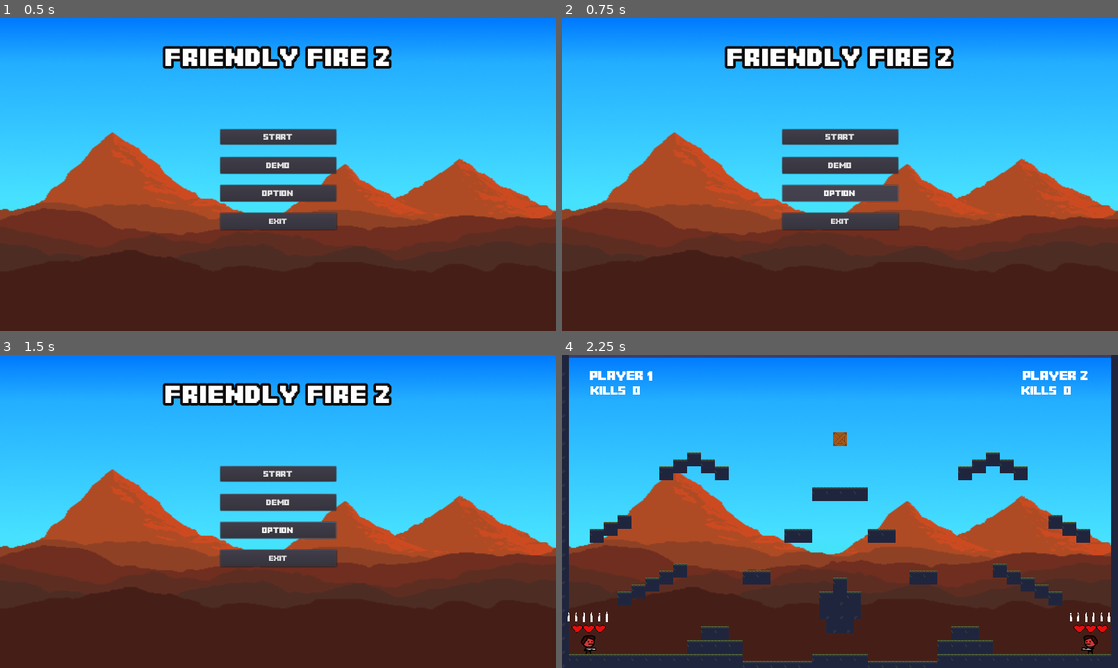
Above: before the commit, frames 1-4 (two rows, left to right).
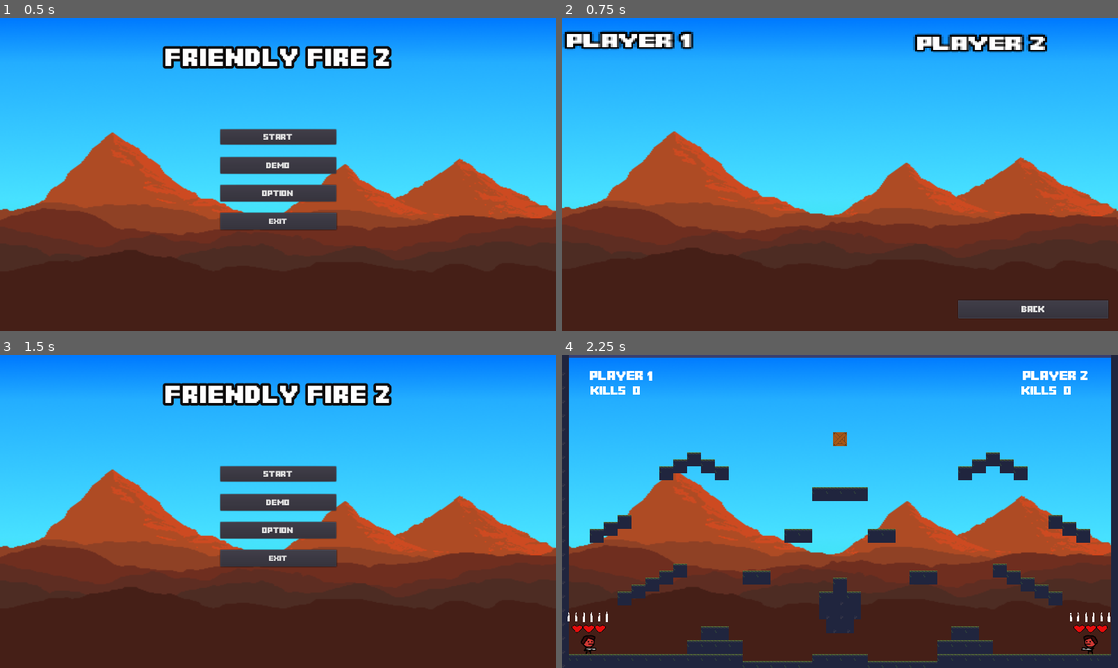
Above: after the commit, the same moments.

Repository: Toefge/InteraktiveSysteme
Game: Godot game, scene res://Menu/Menu.tscn
Same seed, same stepped clock (60 frames per second), same inputs: the game is played once before the commit and once after it.
Inputs (mouse positions are in pixels of both pictures, inside the frame that each line leads up to):
- Up to frame 1 (0.5 s): no input
- Up to frame 2 (0.75 s): click "Option" at 0.5 s
- Up to frame 3 (1.5 s): click (472, 646) at 1.25 s, where only the run after the commit has a clickable "Back"
- Up to frame 4 (2.25 s): click "Start" at 2 s

Frame 1 is identical in both runs. In frame 2, 13% of the frame differs, in the area x 0-100%, y 4-96%; in frame 3, 0.1%; in frame 4, nothing differs.

Commit message:
Optionscene

Diff:
--- a/Menu/Menu.gd
+++ b/Menu/Menu.gd
@@ -15,3 +15,12 @@
 
 func _on_ButtonDemo_pressed():
 	get_tree().change_scene("res://Demo/DemoGame.tscn")
+
+
+func _on_ButtonOption_pressed():
+	var options_menu = load("res://Menu/OptionMenu.tscn").instance()
+	add_child(options_menu)
+	get_node("OptionMenu").connect("CloseOptionMenu", self, "CloseOptionMenu")
+
+func CloseOptionMenu():
+	get_node("OptionMenu").queue_free()
--- a/Menu/Menu.tscn
+++ b/Menu/Menu.tscn
@@ -77,6 +77,8 @@
 margin_top = -104.0
 margin_right = 134.0
 margin_bottom = -69.0
+focus_neighbour_top = NodePath("../ButtonExit")
+focus_neighbour_bottom = NodePath("../ButtonDemo")
 custom_fonts/font = SubResource( 4 )
 text = "Start"
 __meta__ = {
@@ -92,6 +94,8 @@
 margin_top = 24.0
 margin_right = 133.5
 margin_bottom = 62.0
+focus_neighbour_top = NodePath("../ButtonDemo")
+focus_neighbour_bottom = NodePath("../ButtonExit")
 custom_fonts/font = SubResource( 6 )
 text = "Option"
 __meta__ = {
@@ -107,6 +111,8 @@
 margin_top = -40.0
 margin_right = 134.0
 margin_bottom = -2.0
+focus_neighbour_top = NodePath("../ButtonStart")
+focus_neighbour_bottom = NodePath("../ButtonOption")
 custom_fonts/font = SubResource( 6 )
 text = "Demo"
 __meta__ = {
@@ -122,9 +128,12 @@
 margin_top = 88.0
 margin_right = 134.5
 margin_bottom = 127.0
+focus_neighbour_top = NodePath("../ButtonOption")
+focus_neighbour_bottom = NodePath("../ButtonStart")
 custom_fonts/font = SubResource( 8 )
 text = "Exit"
 
 [connection signal="pressed" from="ButtonStart" to="." method="_on_ButtonStart_pressed"]
+[connection signal="pressed" from="ButtonOption" to="." method="_on_ButtonOption_pressed"]
 [connection signal="pressed" from="ButtonDemo" to="." method="_on_ButtonDemo_pressed"]
 [connection signal="pressed" from="ButtonExit" to="." method="_on_ButtonExit_pressed"]
--- /dev/null
+++ b/Menu/OptionMenu.tscn
@@ -0,0 +1,90 @@
+[gd_scene load_steps=9 format=2]
+
+[ext_resource path="res://OptionMenu.gd" type="Script" id=1]
+[ext_resource path="res://assets/backgroundMountainsDay.PNG" type="Texture" id=2]
+
+[sub_resource type="DynamicFontData" id=3]
+font_path = "res://assets/MinecraftTitle.ttf"
+
+[sub_resource type="DynamicFont" id=4]
+size = 20
+outline_size = 2
+outline_color = Color( 0.00392157, 0.00392157, 0.00392157, 1 )
+font_data = SubResource( 3 )
+
+[sub_resource type="DynamicFontData" id=5]
+font_path = "res://assets/MinecraftTitle.ttf"
+
+[sub_resource type="DynamicFont" id=6]
+size = 20
+outline_size = 2
+outline_color = Color( 0.0117647, 0.0117647, 0.0117647, 1 )
+font_data = SubResource( 5 )
+
+[sub_resource type="DynamicFontData" id=7]
+font_path = "res://assets/MinecraftTitle.ttf"
+
+[sub_resource type="DynamicFont" id=2]
+size = 20
+outline_color = Color( 0, 0, 0, 1 )
+font_data = SubResource( 7 )
+
+[node name="OptionMenu" type="Control"]
+margin_right = 40.0
+margin_bottom = 40.0
+script = ExtResource( 1 )
+__meta__ = {
+"_edit_use_anchors_": false
+}
+
+[node name="Background" type="TextureRect" parent="."]
+anchor_right = 1.0
+anchor_bottom = 1.0
+rect_scale = Vector2( 2.97071, 2.12155 )
+texture = ExtResource( 2 )
+__meta__ = {
+"_edit_use_anchors_": false
+}
+
+[node name="VBoxPlayer 1" type="VBoxContainer" parent="Background"]
+margin_left = 3.59017
+margin_top = 17.7111
+margin_right = 153.59
+margin_bottom = 217.711
+__meta__ = {
+"_edit_use_anchors_": false
+}
+
+[node name="Player 1" type="Label" parent="Background/VBoxPlayer 1"]
+margin_right = 150.0
+margin_bottom = 15.0
+custom_fonts/font = SubResource( 4 )
+text = "PLayer 1"
+
+[node name="VBoxPlayer 2" type="VBoxContainer" parent="Background"]
+margin_left = 274.614
+margin_top = 20.8691
+margin_right = 424.614
+margin_bottom = 220.869
+__meta__ = {
+"_edit_use_anchors_": false
+}
+
+[node name="Player 2" type="Label" parent="Background/VBoxPlayer 2"]
+margin_right = 150.0
+margin_bottom = 15.0
+custom_fonts/font = SubResource( 6 )
+text = "Player 2"
+
+[node name="ButtonBack" type="Button" parent="."]
+margin_left = 912.0
+margin_top = 649.0
+margin_right = 1258.0
+margin_bottom = 691.0
+custom_fonts/font = SubResource( 2 )
+text = "Back"
+__meta__ = {
+"_edit_use_anchors_": false
+}
+
+[connection signal="pressed" from="ButtonBack" to="." method="_on_Button_pressed"]
--- /dev/null
+++ b/OptionMenu.gd
@@ -0,0 +1,6 @@
+extends Control
+signal CloseOptionMenu
+
+
+func _on_Button_pressed():
+	emit_signal("CloseOptionMenu")
